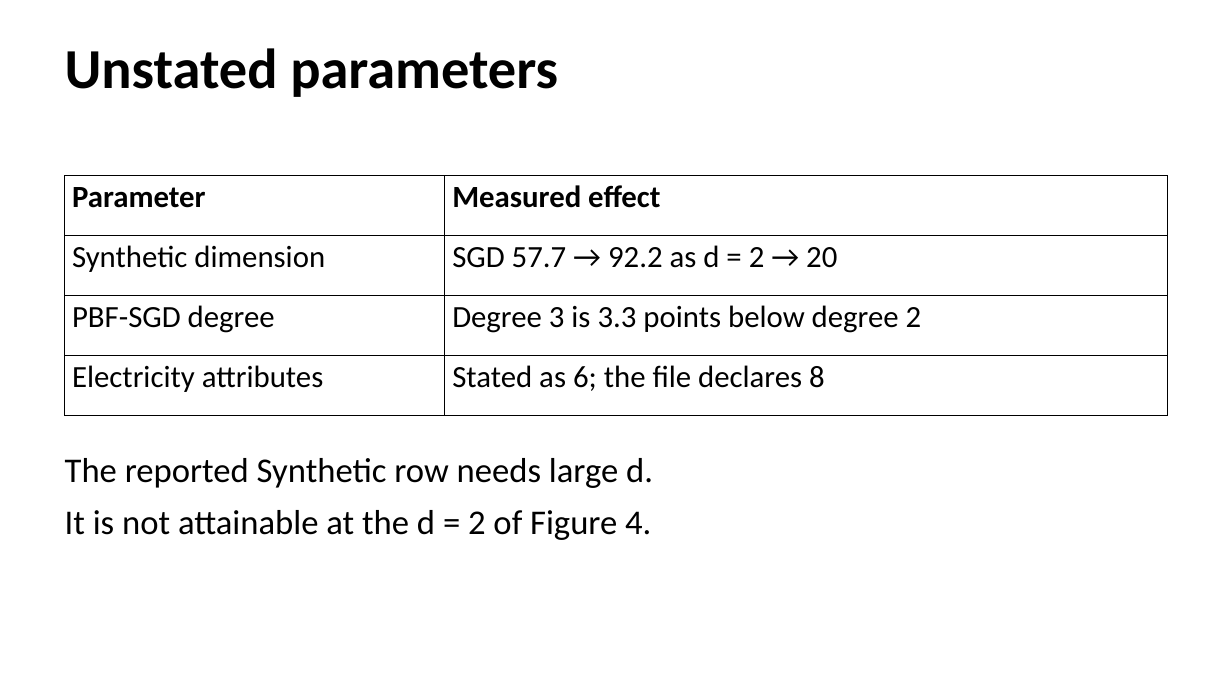
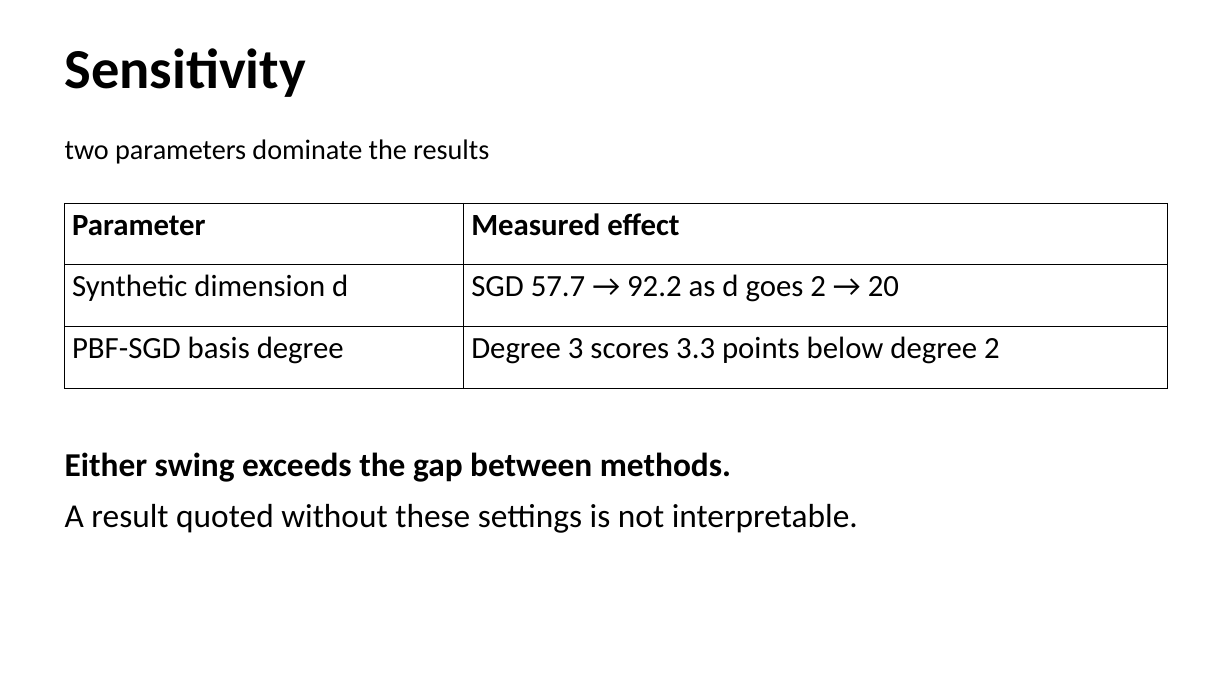
Before and after one commit to phuong0111/time-series-research, a slide deck: slide 21 of data-drift/seminar.pptx. Drawn at 1232x693 pixels with LibreOffice and Linux fonts; fonts in the diff are those of the drawing. Boxes give left, top, right and bottom in pixels: in the first picture for what was removed or moved away, otherwise in the second. Text is boxed around its words. In the diff, an @@ line names an element or a change of style, - is before the commit and + after.

```diff
--- a/data-drift/seminar.pptx
+++ b/data-drift/seminar.pptx
@@ text at [65,48,306,97]: text changed @@
-Unstated parameters
+Sensitivity
@@ text added at [65,139,489,164], 22 pt, text #000000 @@
+two parameters dominate the results
@@ table at [65,203,1167,388] @@
-row 2: Synthetic dimension | SGD 57.7 → 92.2 as d = 2 → 20
-row 3: PBF-SGD degree | Degree 3 is 3.3 points below degree 2
-row 4: Electricity attributes | Stated as 6; the file declares 8
+row 2: Synthetic dimension d | SGD 57.7 → 92.2 as d goes 2 → 20
+row 3: PBF-SGD basis degree | Degree 3 scores 3.3 points below degree 2
@@ table: place and size @@
-table at [65,176,1167,416]
+table at [65,203,1167,388]
@@ text at [65,452,858,533]: text changed; size 27 to 26 pt @@
-The reported Synthetic row needs large d.
-It is not attainable at the d = 2 of Figure 4.
+Either swing exceeds the gap between methods.
+A result quoted without these settings is not interpretable.
```
Also in this commit, not shown: 4 other slides changed, 1 other file.
